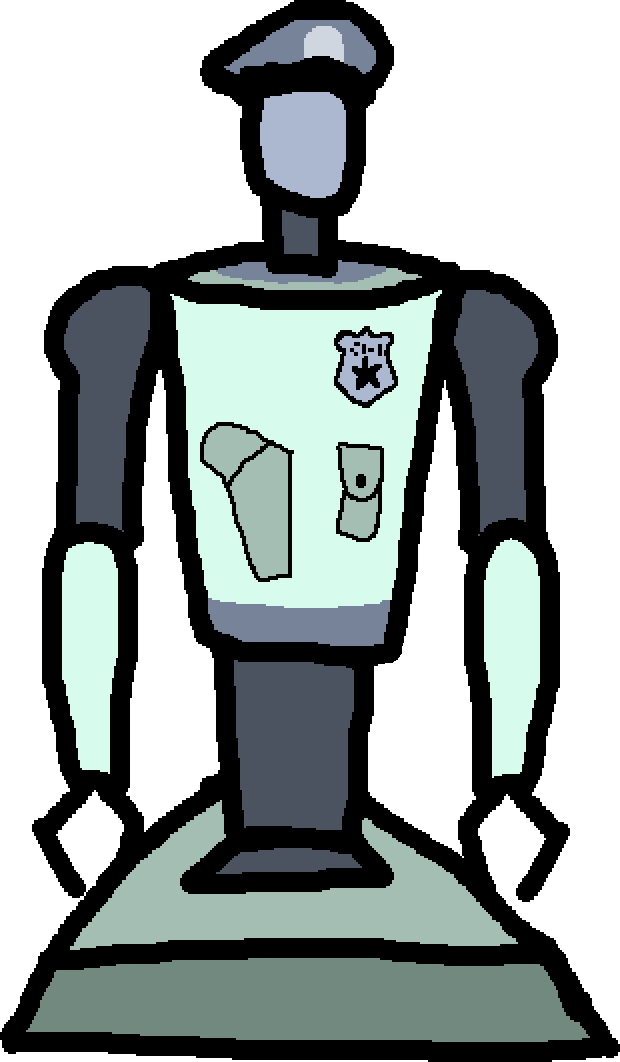
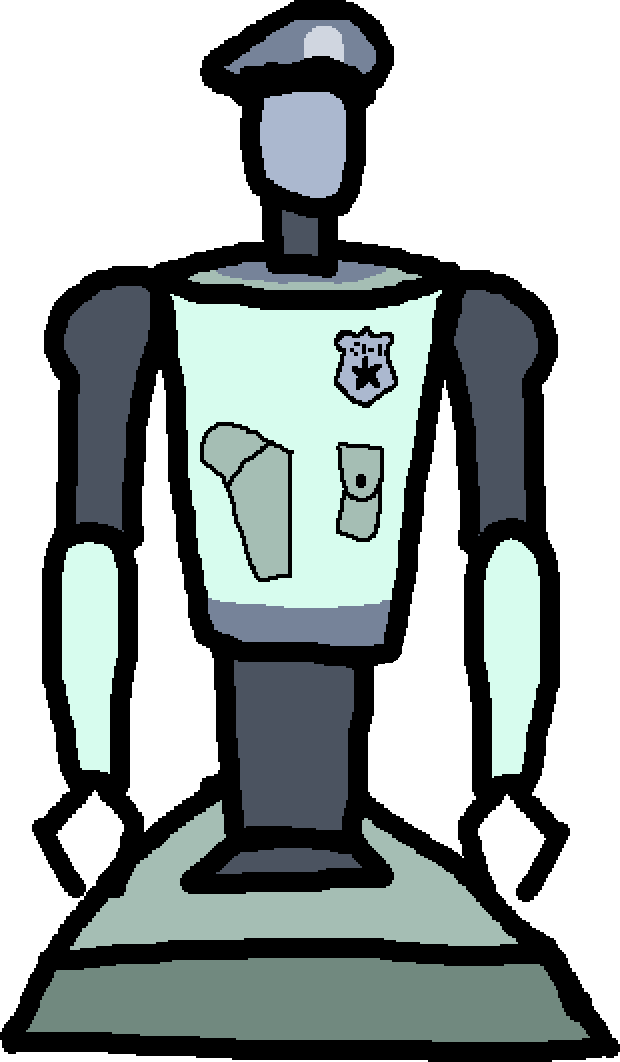
Comparing the layer stacks of the two 620 x 1062 images. Changes:
moved "Layer 3" above "Layer 2" over [112, 870, 134, 898]
